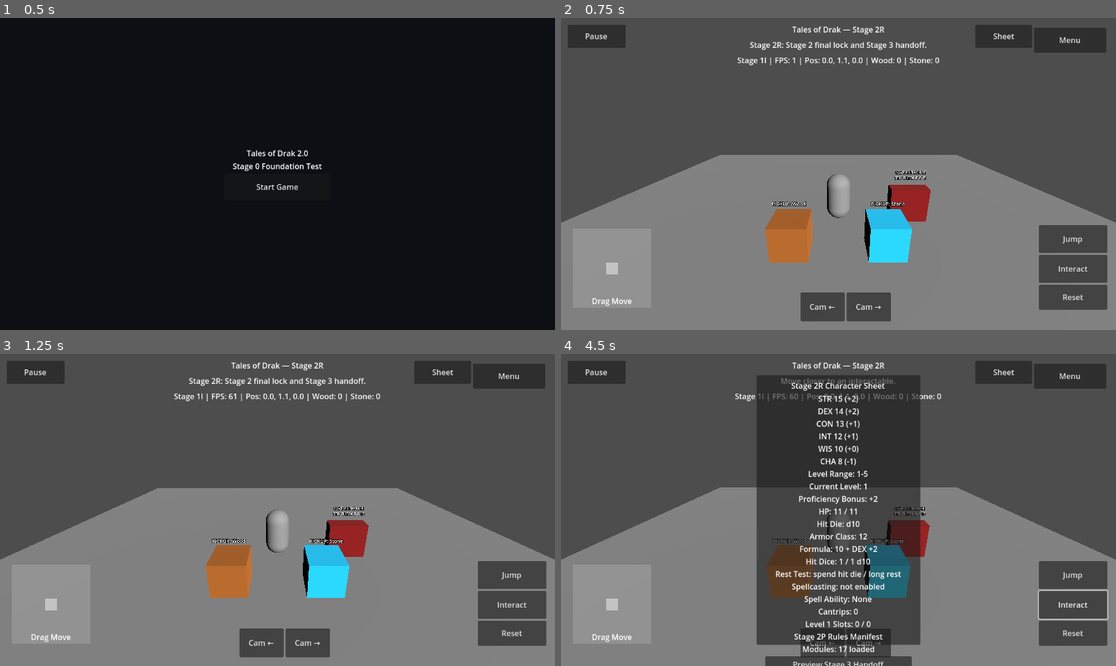
Above: before the commit, frames 1-4 (two rows, left to right).
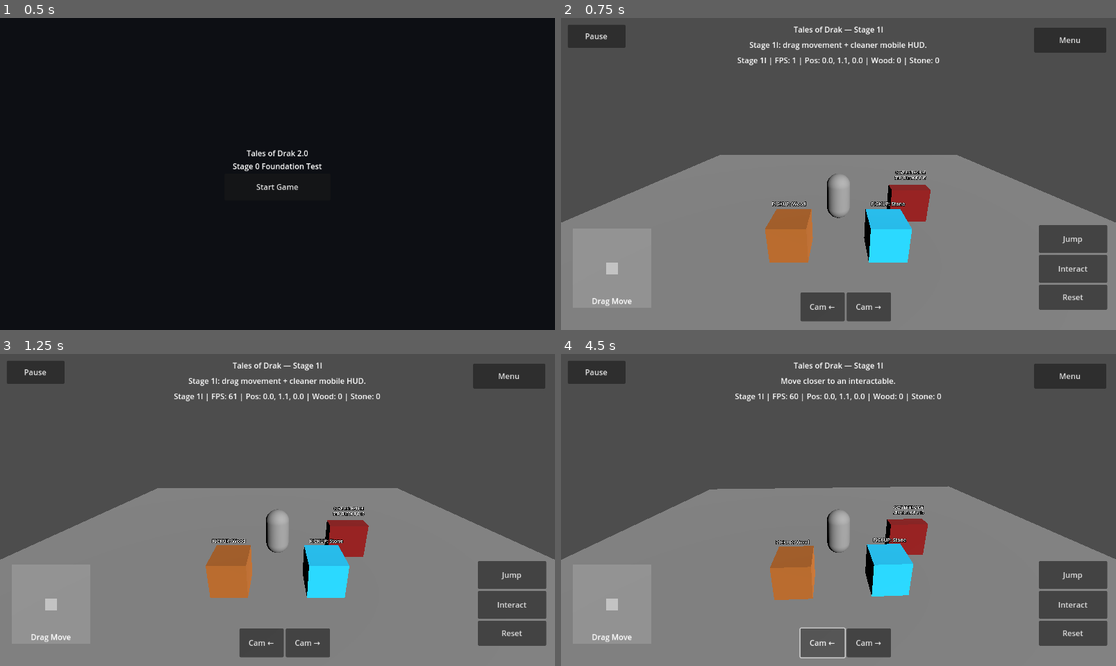
Above: after the commit, the same moments.

Repository: tristanvickery20/Tales-of-Drak-2.0
Game: Godot game, scene res://scenes/main_menu/main_menu.tscn
Two runs of this game, one before a commit and one after it. Both use one fixed random seed, a clock stepped at 60 frames per second and the inputs below.
Inputs (mouse positions are in pixels of both pictures, inside the frame that each line leads up to):
- Up to frame 1 (0.5 s): no input
- Up to frame 2 (0.75 s): click "Start Game" at 0.5 s
- Up to frame 3 (1.25 s): no input
- Up to frame 4 (4.5 s): click (1005, 372) at 1.25 s, where only the run before the commit has a clickable "Sheet"; click (838, 665) at 2 s, where only the run before the commit has a clickable "Preview Stage 3 Handoff"; click "Jump" at 2.75 s; click "Interact" at 3.5 s; click "Cam ←" at 4.25 s

Frame 1 is identical in both runs. In frame 2, 1.3% of the frame differs, in the area x 34-85%, y 2-11%; in frame 3, 1.3%; in frame 4, 27%, in the area x 0-100%, y 2-100%.
Error after the commit: Parse Error: Could not preload resource script "res://drak/character/drak_character_identity.gd". (res://drak/ui/drak_character_sheet_overlay.gd:18)

Commit message:
Add Stage 3A character identity shell to sheet

Diff:
--- a/drak/ui/drak_character_sheet_overlay.gd
+++ b/drak/ui/drak_character_sheet_overlay.gd
@@ -15,9 +15,10 @@
 const LEVEL_PROGRESSION_SCRIPT := preload("res://drak/rules/drak_level_progression.gd")
 const SPELLCASTING_SCRIPT := preload("res://drak/rules/drak_spellcasting.gd")
 const RULES_MANIFEST_SCRIPT := preload("res://drak/rules/drak_rules_manifest.gd")
-
-const CURRENT_STAGE_TITLE := "Tales of Drak — Stage 2R"
-const CURRENT_STAGE_STATUS := "Stage 2R: Stage 2 final lock and Stage 3 handoff."
+const CHARACTER_IDENTITY_SCRIPT := preload("res://drak/character/drak_character_identity.gd")
+
+const CURRENT_STAGE_TITLE := "Tales of Drak — Stage 3A"
+const CURRENT_STAGE_STATUS := "Stage 3A: character identity shell."
 const CURRENT_LEVEL := 1
 
 var _ability_scores: DrakAbilityScores = ABILITY_SCORES_SCRIPT.new()
@@ -35,6 +36,7 @@
 var _level_progression: DrakLevelProgression = LEVEL_PROGRESSION_SCRIPT.new()
 var _spellcasting: DrakSpellcasting = SPELLCASTING_SCRIPT.new()
 var _rules_manifest: DrakRulesManifest = RULES_MANIFEST_SCRIPT.new()
+var _character_identity: DrakCharacterIdentity = CHARACTER_IDENTITY_SCRIPT.new()
 var _root: Control
 var _sheet_button: Button
 var _sheet_panel: Panel
@@ -98,7 +100,7 @@
 
 	var title := Label.new()
 	title.name = "CharacterSheetTitle"
-	title.text = "Stage 2R Character Sheet"
+	title.text = "Stage 3A Character Sheet"
 	title.horizontal_alignment = HORIZONTAL_ALIGNMENT_CENTER
 	title.mouse_filter = Control.MOUSE_FILTER_IGNORE
 	box.add_child(title)
@@ -109,6 +111,14 @@
 	_sheet_text.horizontal_alignment = HORIZONTAL_ALIGNMENT_CENTER
 	_sheet_text.mouse_filter = Control.MOUSE_FILTER_IGNORE
 	box.add_child(_sheet_text)
+
+	var identity_button := Button.new()
+	identity_button.name = "PreviewCharacterIdentityButton"
+	identity_button.text = "Preview Character Identity"
+	identity_button.custom_minimum_size = Vector2(270, 34)
+	identity_button.mouse_filter = Control.MOUSE_FILTER_STOP
+	identity_button.pressed.connect(_preview_character_identity)
+	box.add_child(identity_button)
 
 	var handoff_button := Button.new()
 	handoff_button.name = "PreviewStage3HandoffButton"
@@ -118,14 +128,6 @@
 	handoff_button.pressed.connect(_preview_stage3_handoff)
 	box.add_child(handoff_button)
 
-	var closeout_button := Button.new()
-	closeout_button.name = "PreviewStage2CloseoutButton"
-	closeout_button.text = "Preview Stage 2 Closeout"
-	closeout_button.custom_minimum_size = Vector2(270, 34)
-	closeout_button.mouse_filter = Control.MOUSE_FILTER_STOP
-	closeout_button.pressed.connect(_preview_stage2_closeout)
-	box.add_child(closeout_button)
-
 	var rules_audit_button := Button.new()
 	rules_audit_button.name = "PreviewRulesAuditButton"
 	rules_audit_button.text = "Preview Rules Audit"
@@ -160,7 +162,7 @@
 
 	_check_result_text = Label.new()
 	_check_result_text.name = "CheckResultText"
-	_check_result_text.text = "No handoff preview yet."
+	_check_result_text.text = "No identity preview yet."
 	_check_result_text.custom_minimum_size = Vector2(270, 46)
 	_check_result_text.size_flags_vertical = Control.SIZE_SHRINK_CENTER
 	_check_result_text.autowrap_mode = TextServer.AUTOWRAP_WORD_SMART
@@ -171,7 +173,7 @@
 
 	var note := Label.new()
 	note.name = "CharacterSheetNote"
-	note.text = "Stage 2R final lock. Stage 3 starts identity only next."
+	note.text = "Stage 3A identity only. No race traits/class features yet."
 	note.autowrap_mode = TextServer.AUTOWRAP_WORD_SMART
 	note.horizontal_alignment = HORIZONTAL_ALIGNMENT_CENTER
 	note.mouse_filter = Control.MOUSE_FILTER_IGNORE
@@ -186,13 +188,12 @@
 	box.add_child(close_button)
 
 func _get_sheet_text() -> String:
-	return "%s\n%s\n%s\n%s\n%s\n%s\n%s" % [
+	return "%s\n%s\n%s\n%s\n%s\n%s" % [
+		_character_identity.get_summary_text(),
 		_ability_scores.get_summary_text(),
 		_level_progression.get_summary_text(CURRENT_LEVEL),
 		_hit_points.get_summary_text(_ability_scores.get_constitution_modifier()),
 		_armor_class.get_summary_text(_ability_scores.get_dexterity_modifier()),
-		_rest_tracker.get_summary_text(),
-		_spellcasting.get_summary_text(),
 		_rules_manifest.get_summary_text(),
 	]
 
@@ -204,11 +205,11 @@
 func _hide_sheet() -> void:
 	_sheet_panel.visible = false
 
+func _preview_character_identity() -> void:
+	_check_result_text.text = _character_identity.get_preview_text()
+
 func _preview_stage3_handoff() -> void:
-	_check_result_text.text = "Stage 3 handoff: add character identity shell first. No traits/features/combat yet."
-
-func _preview_stage2_closeout() -> void:
-	_check_result_text.text = "Stage 2 locked: rules foundation stable, iPhone loop preserved."
+	_check_result_text.text = "Stage 3 starts identity shell first. Traits/features come later."
 
 func _preview_rules_audit() -> void:
 	_check_result_text.text = _rules_manifest.get_audit_text()
@@ -258,6 +259,6 @@
 
 func _replace_stage_text(text: String) -> String:
 	var updated := text
-	for stage_name in ["Stage 1E", "Stage 1F", "Stage 1G", "Stage 1H", "Stage 1I", "Stage 2A", "Stage 2B", "Stage 2C", "Stage 2D", "Stage 2E", "Stage 2F", "Stage 2G", "Stage 2H", "Stage 2I", "Stage 2J", "Stage 2K", "Stage 2L", "Stage 2M", "Stage 2N", "Stage 2O", "Stage 2P", "Stage 2Q"]:
-		updated = updated.replace(stage_name, "Stage 2R")
+	for stage_name in ["Stage 1E", "Stage 1F", "Stage 1G", "Stage 1H", "Stage 1I", "Stage 2A", "Stage 2B", "Stage 2C", "Stage 2D", "Stage 2E", "Stage 2F", "Stage 2G", "Stage 2H", "Stage 2I", "Stage 2J", "Stage 2K", "Stage 2L", "Stage 2M", "Stage 2N", "Stage 2O", "Stage 2P", "Stage 2Q", "Stage 2R"]:
+		updated = updated.replace(stage_name, "Stage 3A")
 	return updated
